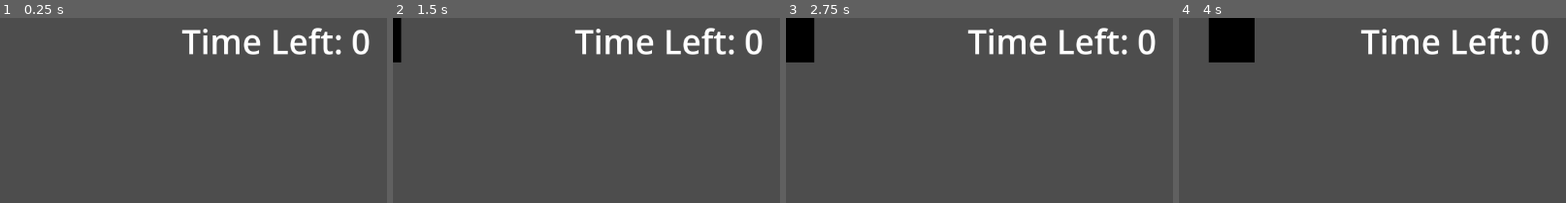
Above: before the commit, frames 1-4 (left to right).
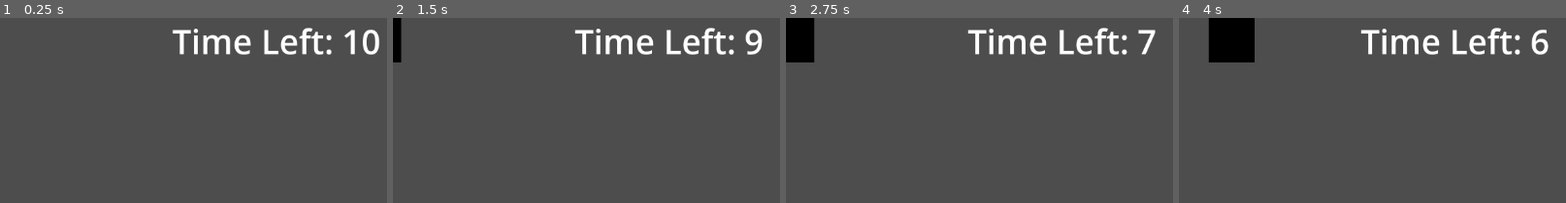
Above: after the commit, the same moments.

Repository: emilykrohn/CraneGame
Game: Godot game, scene res://Scenes/main.tscn
Same seed, same stepped clock (60 frames per second), same inputs: the game is played once before the commit and once after it.
Inputs:
- Up to frame 1 (0.25 s): no input
- Up to frame 2 (1.5 s): tap Enter at 0.5 s; hold Right (ui_right) 0.53-1.28 s; tap Space (ui_select) at 0.77 s; hold Left (ui_left) from 1.28 s (still down)
- Up to frame 3 (2.75 s): tap Space (ui_select) at 1.52 s; release Left (ui_left) at 2.03 s; hold Right (ui_right) from 2.03 s (still down)
- Up to frame 4 (4 s): tap Space (ui_select) at 3.02, 3.77 s; release Right (ui_right) at 3.53 s; hold Left (ui_left) from 3.53 s (still down)
The pictures show only the part of the screen within x 14-64%, y 0-50%; the shares and areas given below are measured in that part.

The runs differ from the first frame. In frame 1, 3.4% of the frame differs, in the area x 44-98%, y 5-20%; in frame 2, 0.2%; in frame 3, 0.4%; in frame 4, 0.2%.

Commit message:
Fix timer not starting count down

Diff:
--- a/Scenes/main.tscn
+++ b/Scenes/main.tscn
@@ -26,3 +26,5 @@
 
 [node name="Timer" parent="." instance=ExtResource("4_k4eui")]
 wait_time = 10.0
+one_shot = true
+autostart = true
